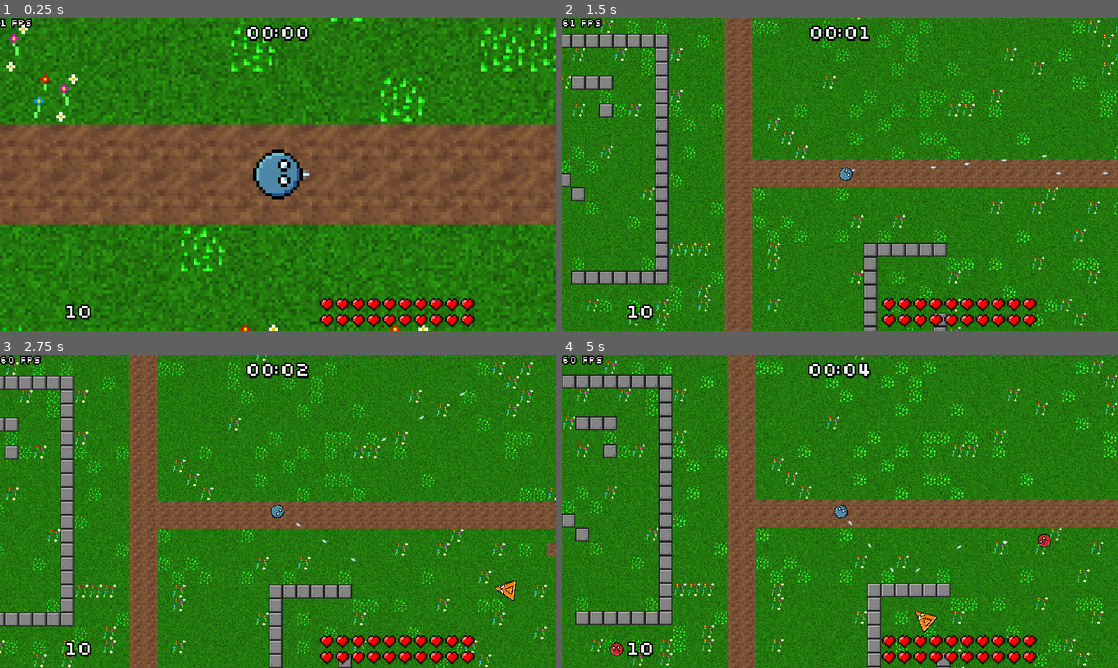
Above: before the commit, frames 1-4 (two rows, left to right).
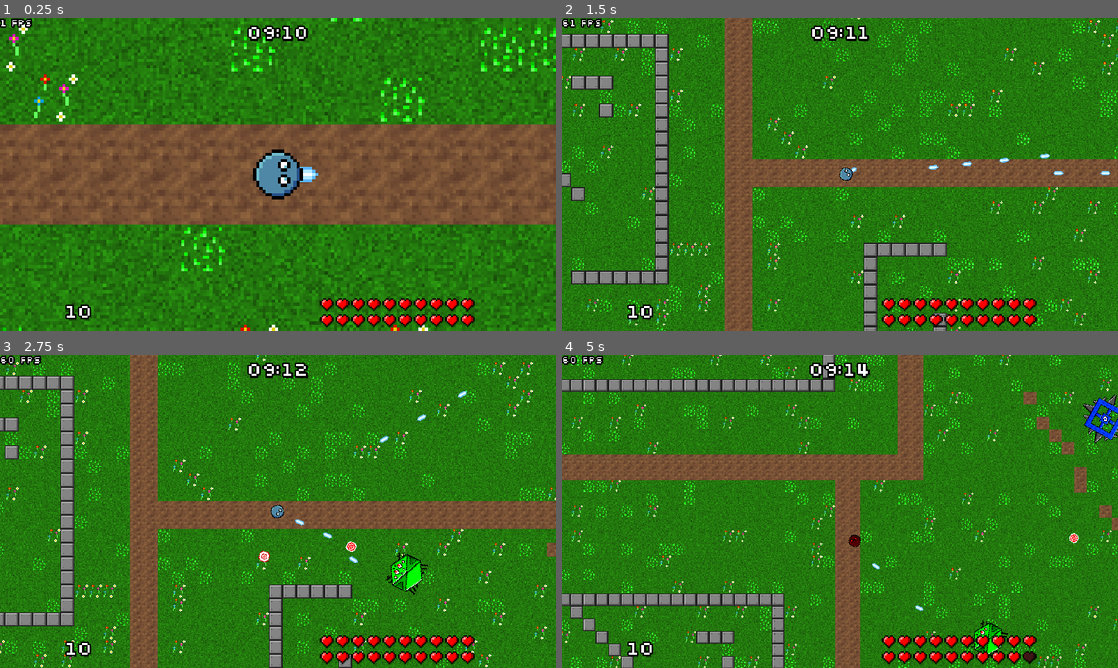
Above: after the commit, the same moments.

Repository: veprogames/top-down-incremental
Game: Godot game, scene res://level/level.tscn
Same seed, same stepped clock (60 frames per second), same inputs: the game is played once before the commit and once after it.
Inputs (mouse positions are in pixels of both pictures, inside the frame that each line leads up to):
- Up to frame 1 (0.25 s): no input
- Up to frame 2 (1.5 s): move the mouse to (867, 174) at 0.52 s; move the mouse to (812, 174) at 1.27 s
- Up to frame 3 (2.75 s): move the mouse to (289, 505) at 2.02 s
- Up to frame 4 (5 s): move the mouse to (834, 517) at 2.77 s; move the mouse to (878, 514) at 3.52 s; move the mouse to (795, 508) at 4.27 s

The runs differ from the first frame. In frame 1, 0.4% of the frame differs, in the area x 44-58%, y 2-53%; in frame 2, 0.4%; in frame 3, 1.2%; in frame 4, 52%, in the area x 0-100%, y 0-100%.

Commit message:
improve bullet visibility

Diff:
--- a/bullet/enemy/bullet_enemy.tscn
+++ b/bullet/enemy/bullet_enemy.tscn
@@ -4,22 +4,22 @@
 [ext_resource type="Texture2D" uid="uid://b204ep1hunuub" path="res://bullet/enemy/bullet_enemy.png" id="2_bvs3k"]
 [ext_resource type="Script" path="res://bullet/enemy/bullet_enemy.gd" id="2_mefsr"]
 
-[sub_resource type="AtlasTexture" id="AtlasTexture_3n3ux"]
+[sub_resource type="AtlasTexture" id="AtlasTexture_47kud"]
 atlas = ExtResource("2_bvs3k")
-region = Rect2(0, 0, 7, 7)
+region = Rect2(0, 0, 13, 13)
 
-[sub_resource type="AtlasTexture" id="AtlasTexture_6umib"]
+[sub_resource type="AtlasTexture" id="AtlasTexture_n75ns"]
 atlas = ExtResource("2_bvs3k")
-region = Rect2(7, 0, 7, 7)
+region = Rect2(13, 0, 13, 13)
 
 [sub_resource type="SpriteFrames" id="SpriteFrames_acpoq"]
 animations = [{
 "frames": [{
 "duration": 1.0,
-"texture": SubResource("AtlasTexture_3n3ux")
+"texture": SubResource("AtlasTexture_47kud")
 }, {
 "duration": 1.0,
-"texture": SubResource("AtlasTexture_6umib")
+"texture": SubResource("AtlasTexture_n75ns")
 }],
 "loop": true,
 "name": &"default",
--- a/bullet/player/bullet_player.tscn
+++ b/bullet/player/bullet_player.tscn
@@ -1,14 +1,25 @@
-[gd_scene load_steps=5 format=3 uid="uid://bn6xrko8wm3mq"]
+[gd_scene load_steps=7 format=3 uid="uid://bn6xrko8wm3mq"]
 
 [ext_resource type="PackedScene" uid="uid://jd8o7mwcbif0" path="res://bullet/bullet.tscn" id="1_d8o5g"]
 [ext_resource type="Script" path="res://bullet/player/bullet_player.gd" id="2_48owu"]
-[ext_resource type="Texture2D" uid="uid://cpw7fba1o3fp" path="res://bullet/bullet.png" id="3_vw647"]
+[ext_resource type="Texture2D" uid="uid://tpxlti4ku13n" path="res://bullet/player/bullet_player.png" id="3_j1pbq"]
+
+[sub_resource type="AtlasTexture" id="AtlasTexture_c8s14"]
+atlas = ExtResource("3_j1pbq")
+region = Rect2(0, 0, 12, 7)
+
+[sub_resource type="AtlasTexture" id="AtlasTexture_pruuk"]
+atlas = ExtResource("3_j1pbq")
+region = Rect2(12, 0, 12, 7)
 
 [sub_resource type="SpriteFrames" id="SpriteFrames_lul23"]
 animations = [{
 "frames": [{
 "duration": 1.0,
-"texture": ExtResource("3_vw647")
+"texture": SubResource("AtlasTexture_c8s14")
+}, {
+"duration": 1.0,
+"texture": SubResource("AtlasTexture_pruuk")
 }],
 "loop": true,
 "name": &"default",
@@ -19,7 +30,6 @@
 collision_mask = 12
 script = ExtResource("2_48owu")
 damage = 1.0
-speed_multiplier_acceleration = 1.0
 
 [node name="AnimatedSprite" parent="." index="0"]
 sprite_frames = SubResource("SpriteFrames_lul23")
--- a/level/level.gd
+++ b/level/level.gd
@@ -1,7 +1,7 @@
 class_name Level
 extends Node2D
 
-var time: float = 0.0
+var time: float = 550.0
 
 @onready var enemies: Node2D = $Enemies
 @onready var gems: Node2D = $Gems
Binary file changed: bullet/enemy/bullet_enemy.png
Binary file added: bullet/player/bullet_player.png
Not shown, added: bullet/player/bullet_player.png.import
Not shown, added: bullet/enemy/bullet_enemy.pxo
Not shown, added: bullet/player/bullet_player.pxo
